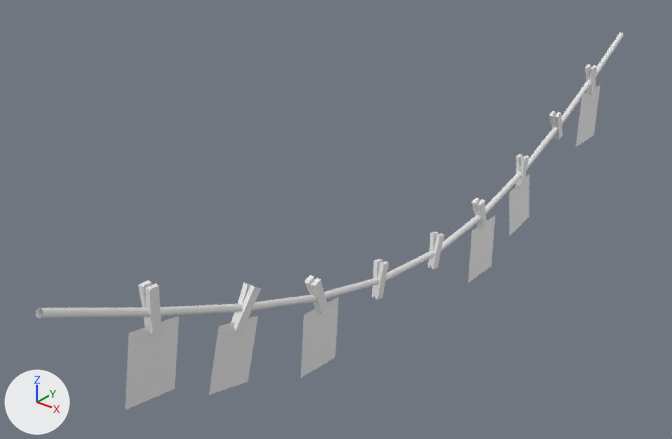
The FBX model ArtAssets/Environment/SM_HangingThing_B.fbx, before and after one commit.
Both versions are drawn from a 50 mm lens placed at (2.61, -6.66, 1.8), pointed at (-0.42, -2.87, -0.55). Lighting does not change. The marker at lower left points along +X, +Y and +Z. The picture after the commit comes second. Where no turn or scale is listed for an object, it has been applied to the vertices.

In view in the first picture: 'SM_HangingThing_B'.
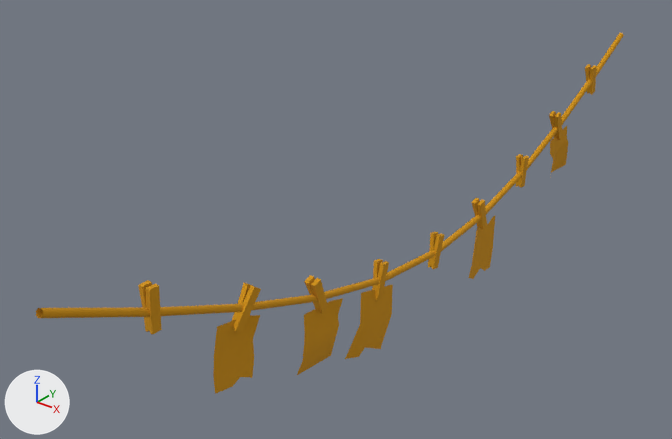
Changed parts and their boxes (x1, y1, x2, y2) in the pictures (672 x 439 px):
'SM_HangingThing_B', reshaped: before (36, 33, 624, 410); after (36, 33, 624, 394)
part 1 of me_mesh, rebuilt: before (209, 316, 258, 395); after (213, 315, 260, 394)
part 2 of me_mesh, added (orange): after (550, 126, 568, 175)
part 3 of me_mesh, deleted: before (125, 316, 179, 410)
part 4 of me_mesh, deleted: before (509, 174, 529, 236)
part 5 of me_mesh, deleted: before (576, 85, 600, 147)
part 6 of me_mesh, built on: before (301, 216, 495, 378); after (297, 216, 495, 375)
part 7 of me_mesh, recoloured: (36, 33, 624, 335) in both

The change, as a list of edits to the scene's bpy script:
```text
Add mat_trimsheet:
    mat_trimsheet = principled_material('TrimSheet')
    mat_trimsheet.base_color = (0.615, 0.277, 0.0)  # orange #ce9000
    mat_trimsheet.roughness = 1.0
Change me_mesh:
    used by ob_sm_hangingthing_b; location = (0.0, 0.0, 0.0)
    remove me_mesh.from_pydata(...)  # 646 vertices, 596 faces; spans x -0.04..0.03, y -5.1..0.0, z -1.19..0.06
    add me_mesh.from_pydata(...)  # 697 vertices, 634 faces; spans x -0.04..0.04, y -5.1..0.0, z -1.21..0.06
    me_mesh part 1: the loose piece of 6 vertices spanning x 0.01, y -4.32..-3.98, z -0.82..-0.43 is rebuilt with 16 vertices and now spans x 0.0..0.03, y -4.28..-4.0, z -0.82..-0.43, in mat_trimsheet (orange #ce9000)
    me_mesh part 2: a new loose piece of 16 vertices spanning x -0.04..0.03, y -1.03..-0.73, z -0.83..-0.47, in mat_trimsheet (orange #ce9000)
    me_mesh part 3: the loose piece of 6 vertices spanning x 0.0, y -4.78..-4.45, z -0.61..-0.22 is deleted
    me_mesh part 4: the loose piece of 6 vertices spanning x 0.0, y -1.56..-1.23, z -1.07..-0.67 is deleted
    me_mesh part 5: the loose piece of 6 vertices spanning x 0.0, y -0.59..-0.28, z -0.7..-0.3 is deleted
    me_mesh part 6
    6 vertices are removed from x 0.0, y -3.68..-1.74, z -1.19..-0.68
    12 faces are deleted
    2 vertices move from x 0.0, y -3.54..-3.4, z -1.04..-1.03 to x 0.0..0.03, y -3.44..-3.37, z -0.68..-0.67
    44 vertices are added at x -0.03..0.04, y -3.68..-1.74, z -1.21..-0.66
    5 new vertices lie (0.0, 0.07, 0.0) away from vertices in x -0.03..0.01, y -3.53..-1.95, z -1.08..-0.78
    40 new faces join them
    me_mesh part 7: 576 faces spanning x -0.04..0.03, y -5.1..0.0, z -0.9..0.06 switch from mat_openpbr_shader1 (white #e7e7e7) to mat_trimsheet (orange #ce9000)
```
